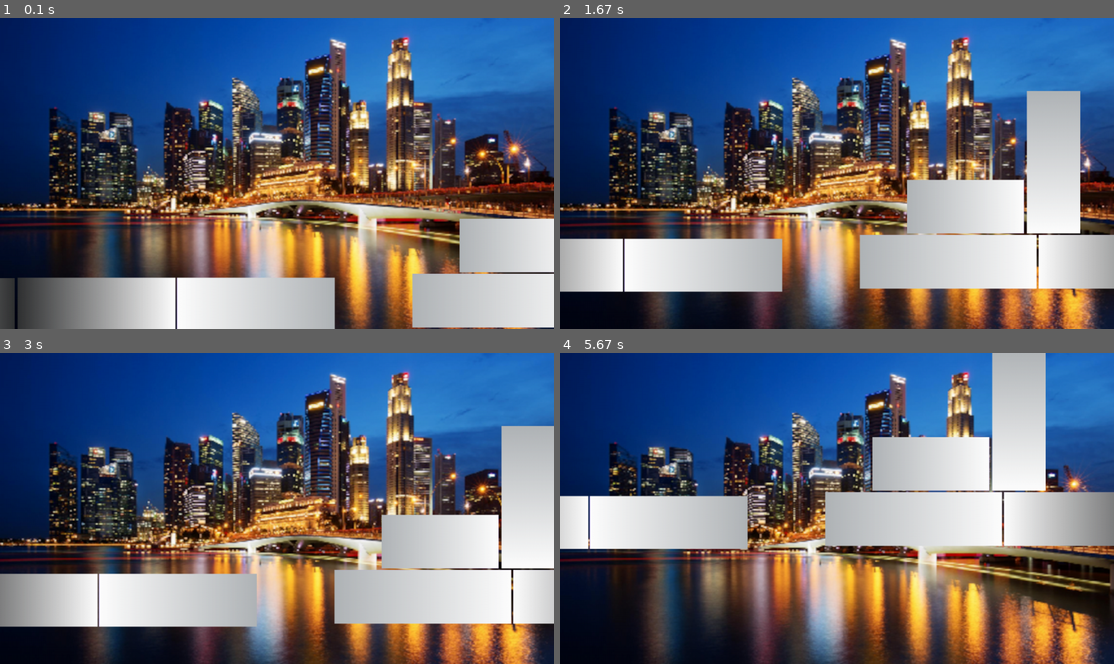
Above: before the commit, frames 1-4 (two rows, left to right).
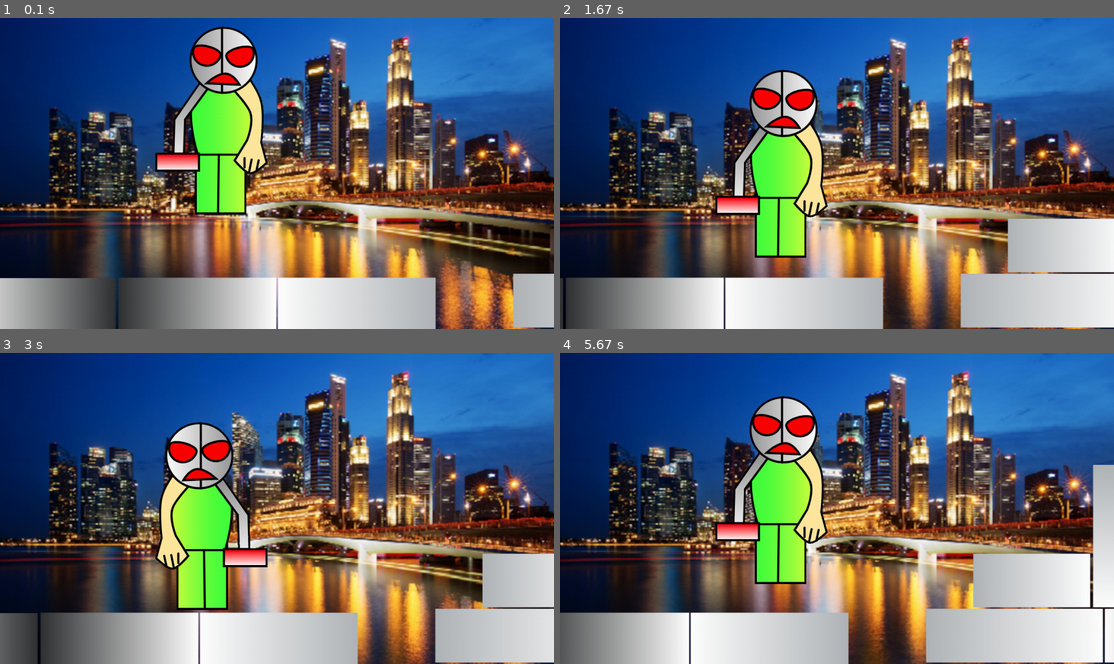
Above: after the commit, the same moments.

Repository: id-hkj/Strike-0---Python-Port
Game: pygame game, started from Strike 0/Strike 0.py
The game is run twice, just before and just after one commit, with the same random seed, the same clock (stepped at 60 frames per second) and the same inputs.
Inputs:
- Up to frame 1 (0.1 s): no input
- Up to frame 2 (1.67 s): hold Space 0.33-0.8 s; hold Right 0.33-0.8 s; hold Right 0.83-1.3 s; hold Up 1.33-1.63 s
- Up to frame 3 (3 s): hold Right 1.67-2.13 s; hold Left 2.17-2.7 s; hold Left from 2.73 s (still down)
- Up to frame 4 (5.67 s): release Left at 3.13 s; hold Up 3.17-3.53 s; hold Right 3.57-4.2 s; hold Left 4.23-4.7 s; hold Right 4.73-5.2 s; hold Up 5.23-5.53 s; hold Right from 5.57 s (still down)

The runs differ from the first frame. In frame 1, 25% of the frame differs, in the area x 0-100%, y 2-100%; in frame 2, 40%; in frame 3, 39%; in frame 4, 49%, in the area x 0-100%, y 0-100%.

Commit message:
BIG UPDATE
This now has the main character, Jumping Code, and is Object Oriented. I will be adding/improving the boundaries code, and will In a few weeks add a title screen. The Object Oriented approach will make things easier. Time to compile the .exe file to put in this folder!

Diff:
--- a/Strike 0/Strike 0.py
+++ b/Strike 0/Strike 0.py
@@ -1,74 +1,122 @@
 # ©id-hkj 2021
 
 import pygame
+import os
 pygame.init()
+os.chdir(os.path.dirname(os.path.abspath(__file__)))
 
-pygame.display.set_icon(pygame.image.load(r"C:\Program Files (x86)\Strike 0\Sprites\favicon.png"))
+pygame.display.set_icon(pygame.image.load(os.path.join('Sprites', 'favicon.png')))
 win = pygame.display.set_mode((0, 0), pygame.FULLSCREEN)
 pygame.display.set_caption("Strike 0")
 
 #VARIABLES
-ScreenX, ScreenY = win.get_size()
+SCREENX, SCREENY = win.get_size()
+BLOCK_SET_1_WIDTH, BLOCK_SET_1_HEIGHT = int(2.664*SCREENX), int(SCREENY * 0.648)
+
+Backdrop = 1
+Unlocked = False
 scrollX = 0
 scrollY = 0
-Block_A_Width = 200
-Block_A_Height = 100
 Scroll_Speed = 10
 Shooting = False
 run = True
 
-print(ScreenX)
-print(ScreenY)
+print(SCREENX)
+print(SCREENY)
+
 
 #IMAGE LOADS/ANIMATION VARS
-bg_UNSCALED = pygame.image.load(r"C:\Program Files (x86)\Strike 0\Sprites\Bg.png").convert ()
-#Shoot_Animation_Left_UNSCALED = [pygame.image.load(r"C:\Program Files (x86)\Strike 0\Sprites\Hero\ReadyPos_Left.png"), pygame.image.load(r"C:\Program Files\Strike 0\Sprites\Hero\ShootingLift1_Left.png"), pygame.image.load(r"C:\Program Files\Strike 0\Sprites\Hero\ShootingLift2_Left.png"), pygame.image.load(r"C:\Program Files\Strike 0\Sprites\Hero\Lifted_Left.png")]
-#Shoot_Animation_Right_UNSCALED = [pygame.image.load(r"C:\Program Files (x86)\Strike 0\Sprites\Hero\ReadyPos_Right.png"), pygame.image.load(r"C:\Program Files\Strike 0\Sprites\Hero\ShootingLift1_Right.png"), pygame.image.load(r"C:\Program Files\Strike 0\Sprites\Hero\ShootingLift2_Right.png"), pygame.image.load(r"C:\Program Files\Strike 0\Sprites\Hero\Lifted_Right.png")]
-#Walking_Left_UNSCALED = pygame.image.load(r"C:\Program Files (x86)\Strike 0\Sprites\Hero\ReadyPos_Left.png")
-#Walking_Right_UNSCALED = pygame.image.load(r"C:\Program Files (x86)\Strike 0\Sprites\Hero\ReadyPos_Right.png")
-Blocks_Set_1_UNSCALED = pygame.image.load(r"C:\Program Files (x86)\Strike 0\Sprites\Blocks\Map_NoScrollY.png").convert_alpha()
+bg_Gameplay_UNSCALED = pygame.image.load(os.path.join('Sprites', 'Bg.png')).convert()
+Hero_Left_UNSCALED = [pygame.image.load(os.path.join('Sprites', 'Hero', 'ReadyPos_Left.png')).convert_alpha(), pygame.image.load(os.path.join('Sprites', 'Hero', 'ShootingLift1_Left.png')).convert_alpha, pygame.image.load(os.path.join('Sprites', 'Hero', 'ShootingLift2_Left.png')).convert_alpha, pygame.image.load(os.path.join('Sprites', 'Hero', 'Lifted_Left.png')).convert_alpha()]
+Hero_Right_UNSCALED = [pygame.image.load(os.path.join('Sprites', 'Hero', 'ReadyPos_Right.png')).convert_alpha(), pygame.image.load(os.path.join('Sprites', 'Hero', 'ShootingLift1_Right.png')).convert_alpha(), pygame.image.load(os.path.join('Sprites', 'Hero', 'ShootingLift2_Right.png')).convert_alpha(), pygame.image.load(os.path.join('Sprites', 'Hero', 'Lifted_Right.png')).convert_alpha()]
+Blocks_Set_1_UNSCALED = pygame.image.load(os.path.join('Sprites', 'Blocks', 'Map_NoScrollY.png')).convert_alpha()
 
 #IMAGE SCALINGS
-Blocks_Set_1 = pygame.transform.scale(Blocks_Set_1_UNSCALED, (int(2.664*ScreenX), int(ScreenY * 0.648)))
+Blocks_Set_1 = pygame.transform.scale(Blocks_Set_1_UNSCALED, (BLOCK_SET_1_WIDTH, BLOCK_SET_1_HEIGHT))
+bg_Gameplay = pygame.transform.scale(bg_Gameplay_UNSCALED, (SCREENX, SCREENY))
 
-bg = pygame.transform.scale(bg_UNSCALED, (ScreenX, ScreenY))
 
-Left = False
-Right = True
-ShootCount = 0
 clock = pygame.time.Clock()
 
-print(int(ScreenY * 0.5556))
+#OBJECTS
+class Player(object):
+    def __init__(self, x, y):
+        self.x = x
+        self.y = y
+        self.Right = True
+        self.ShootCount = 0
+        self.Shooting = False
+        self.UpCount = 100
+    def Drawing(self, win):
+        self.win = win
+        #Blocks
+        self.win.blit(Blocks_Set_1, (scrollX - int(BLOCK_SET_1_WIDTH * 0.137), scrollY + int(SCREENY * 0.361)))
+        #Hero
+        if (Hero.Right == True):
+            self.win.blit(Hero_Right_UNSCALED[0], (Hero.x, Hero.y))
+        if (Hero.Right == False):
+            self.win.blit(Hero_Left_UNSCALED[0], (Hero.x, Hero.y))
+
+#SPRITES
+Hero = Player(int(SCREENX*0.28038), 0)
 
 #FUNCTIONS
-def Drawing():
-    #Blocks
-    win.blit(bg, (0, 0))
-    win.blit(Blocks_Set_1, (scrollX - 700, scrollY + int(ScreenY * 0.361)))
-    #win.blit(Blocks_Set_1, (scrollX - 700, scrollY + 390))
+def Gameplay():
+    #Time to make a bunch of GLOBAL variables!
+    #HOORAY!
+
+    global Hero
+    global scrollX
+    global scrollY
+
+    #Ok, It wasn't that many.
+
+    #BOUNDARIES
+    if Hero.y <= 200 and Hero.UpCount == 100:
+        Hero.y += 10
+
+    #KEY PRESSED EVENTS
+    if KEYS[pygame.K_LEFT]:
+        scrollX += Scroll_Speed
+        Hero.Right = False
+    if KEYS[pygame.K_RIGHT]:
+        scrollX -= Scroll_Speed
+        Hero.Right = True
+    if KEYS[pygame.K_UP] and Hero.UpCount == 100:
+        Hero.UpCount = 25
+
+    if Hero.UpCount <= 25 and Hero.UpCount > -25:
+        if Hero.UpCount <= 0:
+            neg = -1
+        else:
+            neg = 1
+        Hero.y -= (10 * neg)
+        Hero.UpCount -= 1
+    else:
+        Hero.UpCount = 100
+
+    if KEYS[pygame.K_SPACE] and Hero.Shooting == False:
+        Hero.Shooting = True
+
+    win.blit(bg_Gameplay, (0, 0))
+    Hero.Drawing(win)
     pygame.display.update()
-
 
 #MAIN GAME LOOP
 while run:
     clock.tick(27)
+    KEYS = pygame.key.get_pressed()
 
     for event in pygame.event.get():
         if event.type == pygame.QUIT:
             run = False
 
+    if KEYS[pygame.K_ESCAPE]:
+        run = False
 
-    #KEY PRESSED EVENTS
-    keys = pygame.key.get_pressed()
-    if keys[pygame.K_ESCAPE]:
-        run = False
-    if keys[pygame.K_LEFT]:
-        scrollX += Scroll_Speed
-    if keys[pygame.K_RIGHT]:
-        scrollX -= Scroll_Speed
-    if keys[pygame.K_UP]:
-        scrollY -= Scroll_Speed
-    if keys[pygame.K_SPACE]:
-        Shooting = True
-    Drawing()
+    if Backdrop == 1:
+        Gameplay()
+    else:
+        print('Error 002: BadValue[Scene_NumberState-Invalid]')
+
 pygame.quit()
